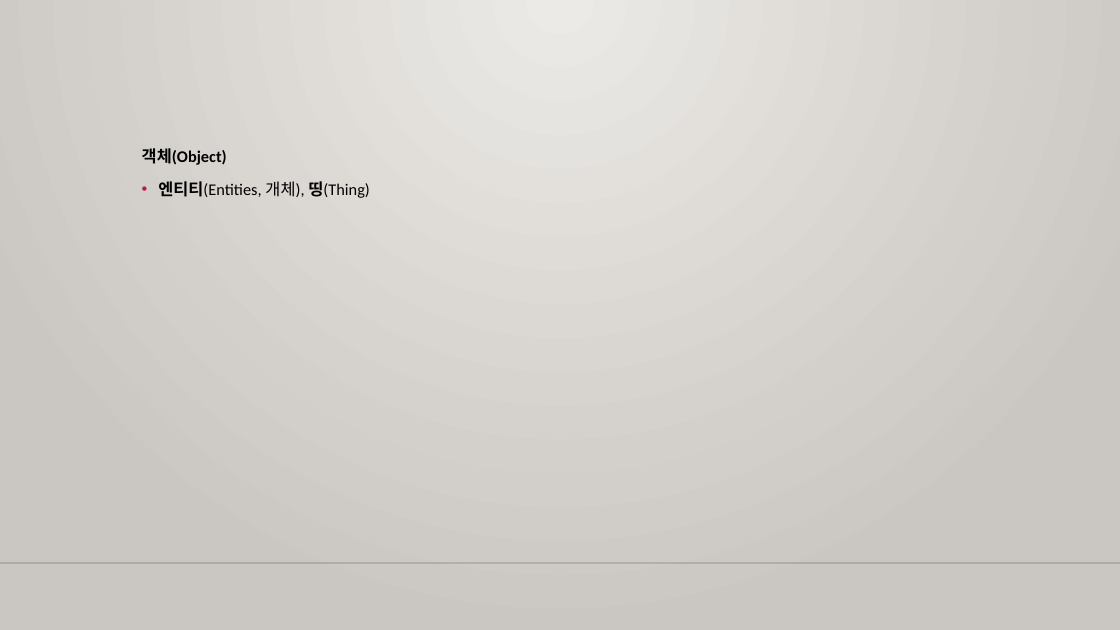
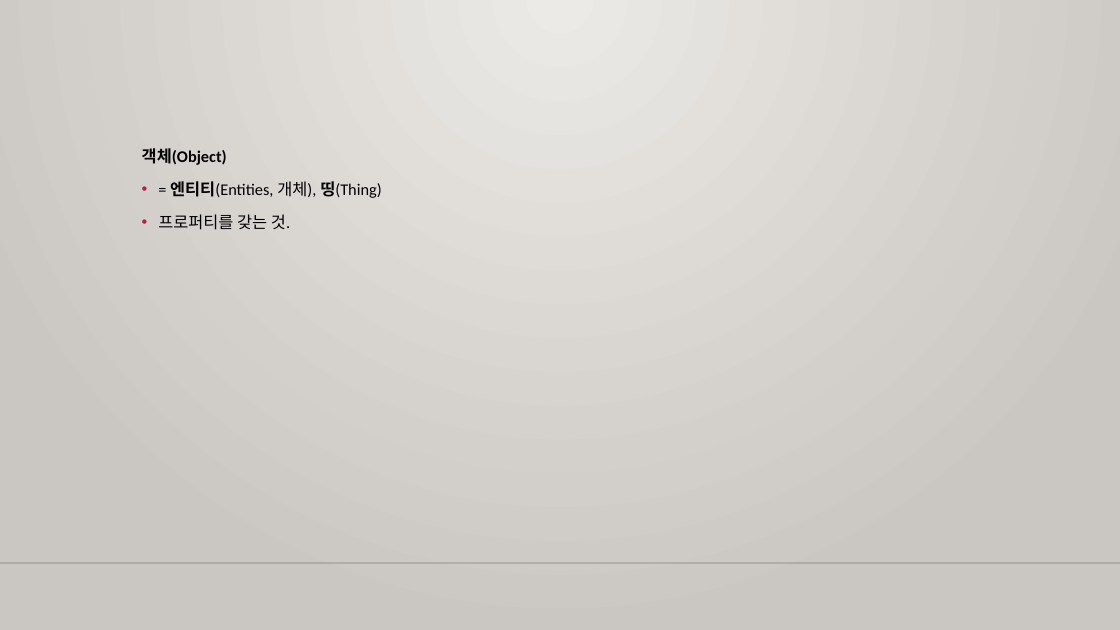
Before and after one commit to m00nlygreat/obsidian-vault, a slide deck: slide 10 of 노코드 엔지니어링/구글 시트로 데이터 관리하기.pptx (slide 7 before the commit). Drawn at 1120x630 pixels with LibreOffice and Linux fonts; fonts in the diff are those of the drawing; background and template pictures are left out. Boxes give left, top, right and bottom in pixels: in the first picture for what was removed or moved away, otherwise in the second. Text is boxed around its words. In the diff, an @@ line names an element or a change of style, - is before the commit and + after.

```diff
--- a/노코드 엔지니어링/구글 시트로 데이터 관리하기.pptx
+++ b/노코드 엔지니어링/구글 시트로 데이터 관리하기.pptx
@@ text at [158,181,382,230]: text changed @@
-• 엔티티(Entities, 개체), 띵(Thing)
+• = 엔티티(Entities, 개체), 띵(Thing)
+• 프로퍼티를 갖는 것.
```
Also in this commit, not shown: 2 other slides changed, 16 slides added, 2 other files.
